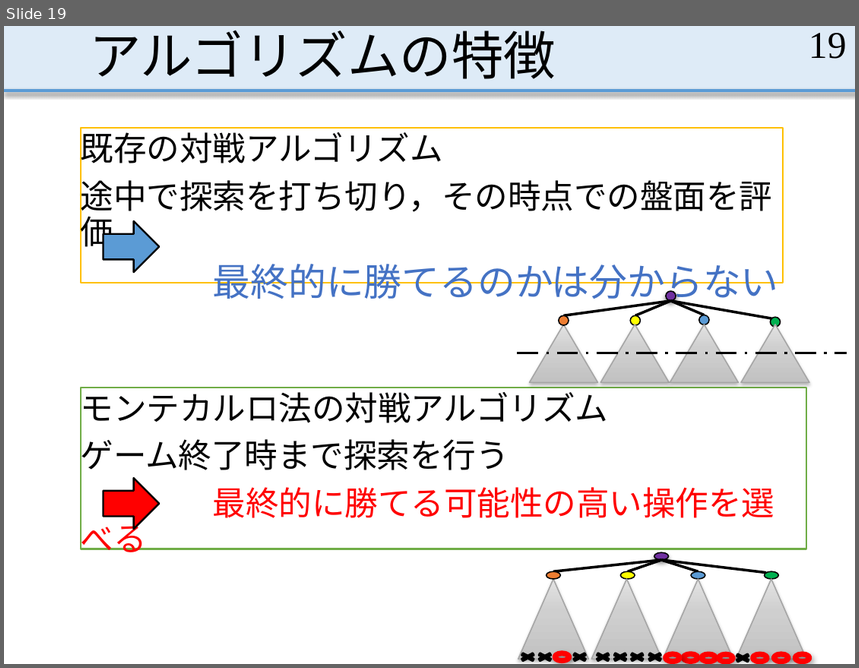
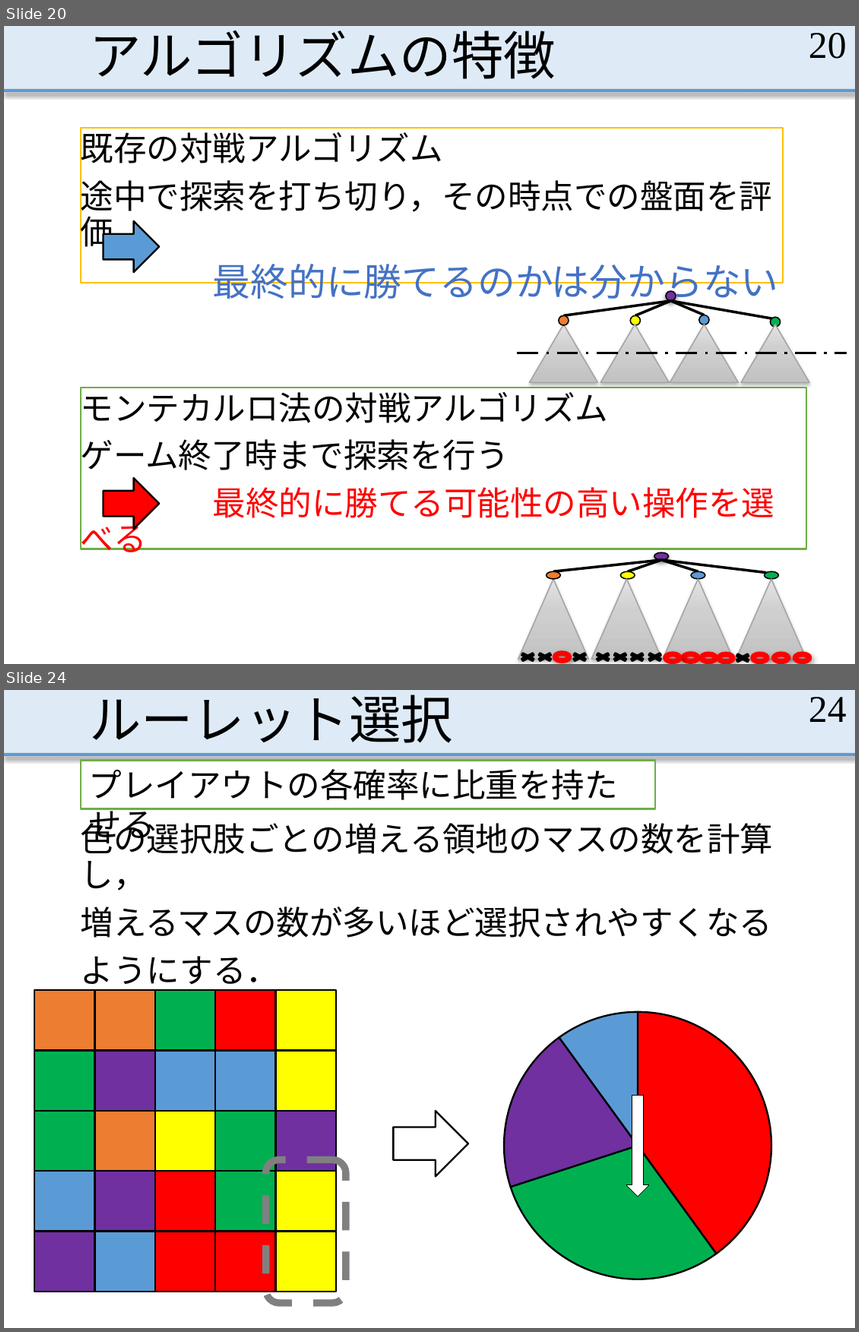
Before and after one commit to MasayaOda/SR, a slide deck: 190702oda.pptx. Shown one above the other, each under a label of ours: slide 19 before the commit, slides 20 and 24 after it; the slides between them are not shown. The pictures are 859x668 and 859x1332 pixels, drawn with LibreOffice and Linux fonts; fonts in the diff are those of the drawing. Boxes give left, top, right and bottom in pixels: in the first picture for what was removed or moved away, otherwise in the second. Text is boxed around its words. In the diff, an @@ line names an element or a change of style, - is before the commit and + after.

```diff
--- a/190702oda.pptx
+++ b/190702oda.pptx
@@ slide 24 added at (x1=4, y1=690, x2=855, y2=1328), background #FFFFFF; not listed: 2 template elements that a slide beside it also shows @@
@@ title added at (x1=89, y1=695, x2=453, y2=743), 44 pt, text #000000 @@
+ルーレット選択
@@ page number added at (x1=809, y1=697, x2=847, y2=722), 32 pt, text #000000 @@
+24
@@ rectangle added at (x1=81, y1=761, x2=655, y2=809), fill #FFFFFF, outline #70AD47 1.5 pt, 28 pt, text #000000 @@
+プレイアウトの各確率に比重を持たせる
@@ text added at (x1=81, y1=818, x2=774, y2=991), 28 pt, text #000000 @@
+色の選択肢ごとの増える領地のマスの数を計算し，
+増えるマスの数が多いほど選択されやすくなる
+ようにする．
@@ pie chart added at (x1=493, y1=990, x2=784, y2=1302) @@
+categories: 1, 2, 3, 4
+Series 1: 40, 30, 20, 10
@@ down arrow added at (x1=626, y1=1095, x2=649, y2=1195), fill #FFFFFF, outline #000000 0.75 pt @@
@@ right arrow added at (x1=393, y1=1111, x2=468, y2=1177), fill #FFFFFF, outline #000000 1.5 pt @@
@@ rounded rectangle added at (x1=266, y1=1160, x2=346, y2=1303), outline #808080 6 pt dashed @@
@@ group added at (x1=34, y1=990, x2=336, y2=1292): 25 rectangles @@
@@ what was slide 19 is now slide 20 @@
@@ page number at (x1=809, y1=33, x2=847, y2=59): text changed @@
-19
+20
```
Also in this commit, not shown: 7 slides changed, 5 other slides added, 2 slides removed.
